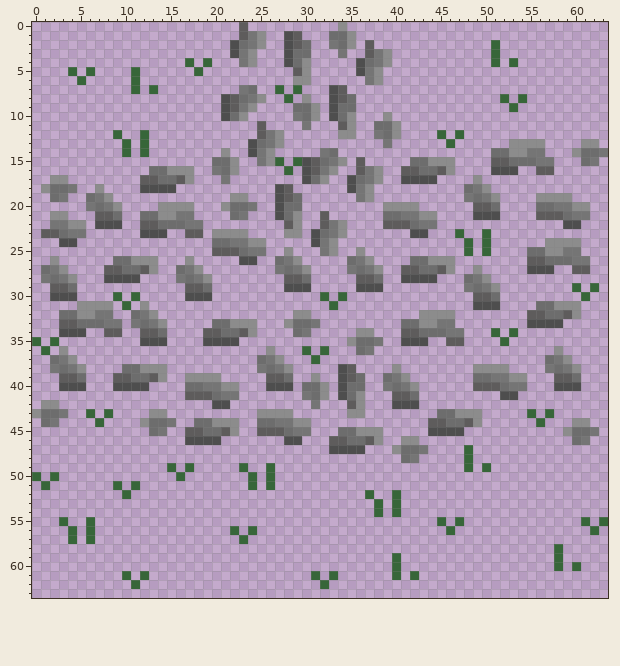
Pixel-art sprite, stored at assets/tilemap/grass/tile_grass20.png. This is how it looked before the edit.
The file is 64x64 pixels.
New version:
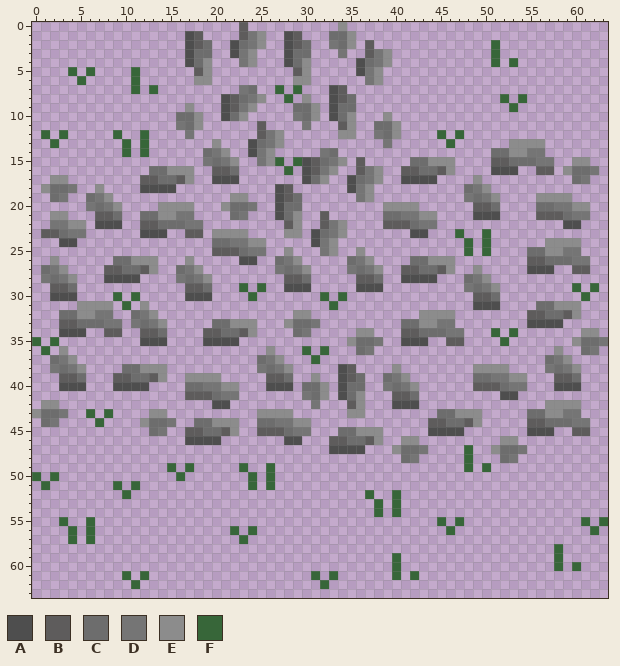
Palette (. is transparent): A #4e4e4e  B #5e5c5c  C #6d6d6d  D #757575  E #8c8c8c  F #376639
The exact change:
@@ x 0..63 @@
  0 .......................B..........E.............................
- 1 .......................BDE..AB...CCE............................
- 2 ......................ACDE..ABC..DCE.B.............F............
- 3 ......................ADE...ACC...D..BDE...........F............
- 4 .................F.F...DE...ACE.....ACDE...........F.F..........
- 5 ....F.F....F......F..........BE.....ADE.........................
- 6 .....F.....F.................EE......DE.........................
+ 1 .................AB....BDE..AB...CCE............................
+ 2 .................ABC..ACDE..ABC..DCE.B.............F............
+ 3 .................ACC..ADE...ACC...D..BDE...........F............
+ 4 .................ACE...DE...ACE.....ACDE...........F.F..........
+ 5 ....F.F....F......BE.........BE.....ADE.........................
+ 6 .....F.....F......EE.........EE......DE.........................
  7 ...........F.F.........DC..F.F...AB.............................
  8 .....................ABCDE..F.E..ABC................F.F.........
- 9 .....................ABDE....CCE.ACC.................F..........
-10 .....................ACE.....DCE.ACE...E........................
-11 .........................B....D...BE..CCE.......................
-12 .........F..F............BDE......EE..DCE....F.F................
-13 ..........F.F...........ACDE...........D......F......EEEE....EE.
-14 ..........F.F........E..ADE.....DC.................CCEEDD...ECCD
-15 ....................CCE..DEF.FABCDE.B.....CCEEE....BBCCCDD...CD.
-16 .............CCEEE..DCE.....F.ABDE..BDE..BBCCBE....AAA..BB......
-17 ..EE........BBCCBE...D........ACE..ACDE..AAAA....E..............
+ 9 .................E...ABDE....CCE.ACC.................F..........
+10 ................CCE..ACE.....DCE.ACE...E........................
+11 ................DCE......B....D...BE..CCE.......................
+12 .F.F.....F..F....D.......BDE......EE..DCE....F.F................
+13 ..F.......F.F.......E...ACDE...........D......F......EEEE.......
+14 ..........F.F......CDE..ADE.....DC.................CCEEDD.......
+15 ...................DCDE..DEF.FABCDE.B.....CCEEE....BBCCCDD..EE..
+16 .............CCEEE..BBC.....F.ABDE..BDE..BBCCBE....AAA..BB.ECCD.
+17 ..EE........BBCCBE..AAA.......ACE..ACDE..AAAA....E..........CD..
 18 .ECCD..E....AAAA...........AB......ADE..........CDE.............
@@ x 21..27 @@
 28 .......
-29 .......
-30 .......
+29 ..F.F..
+30 ...F...
 31 .......
@@ x 58..63 @@
 33 A.....
-34 ......
-35 ......
-36 E.....
+34 ...EE.
+35 ..ECCD
+36 E..CD.
 37 DE....
@@ x 49..63 @@
 41 ...AA..........
-42 ...............
-43 E.....F.F......
-44 E......F...EE..
-45 ..........ECCD.
-46 ...........CD..
-47 ...............
-48 ...............
+42 ........EEEE...
+43 E.....CCEEDD...
+44 E.....BBCCCDD..
+45 ......AAA..BB..
+46 ...EE..........
+47 ..ECCD.........
+48 ...CD..........
 49 .F.............
